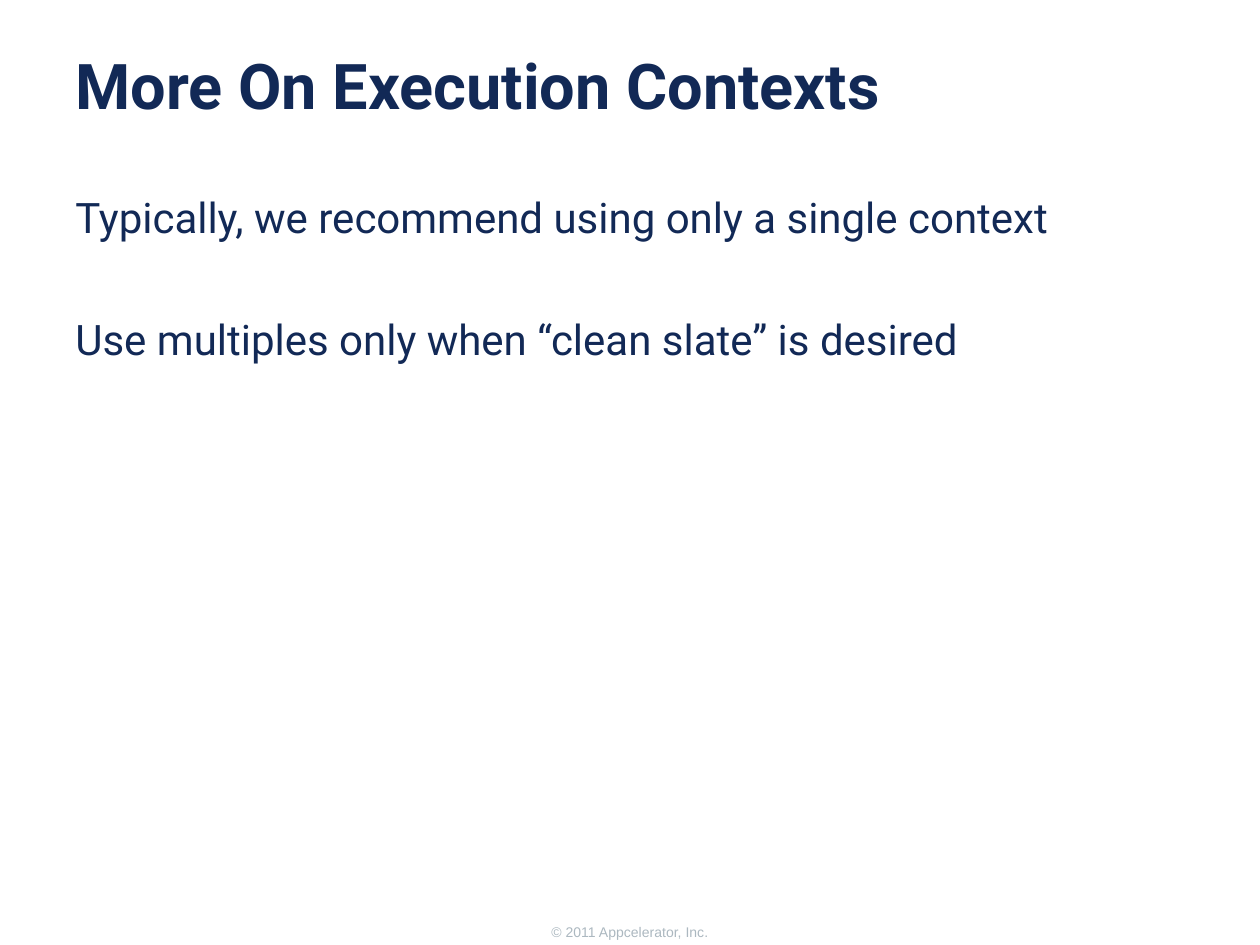
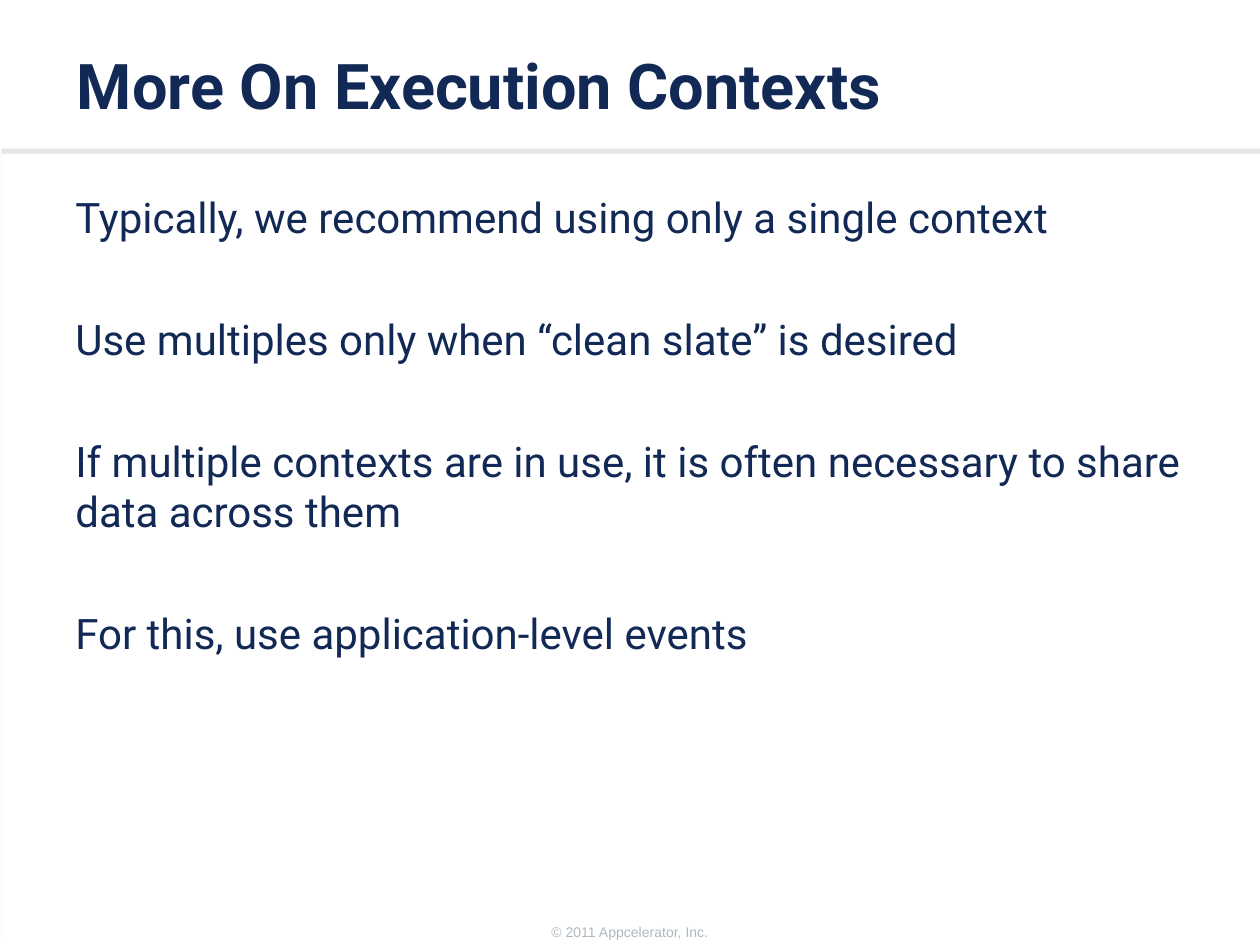
Before and after one commit to appcelerator-training-archive/tcad_certification, a slide deck: slide 11 of 220/220.ppt (slide 13 before the commit). Drawn at 1260x945 pixels with LibreOffice and Linux fonts; fonts in the diff are those of the drawing; background and template pictures are left out. Boxes give left, top, right and bottom in pixels: in the first picture for what was removed or moved away, otherwise in the second. Text is boxed around its words. In the diff, an @@ line names an element or a change of style, - is before the commit and + after.

```diff
--- a/220/220.ppt
+++ b/220/220.ppt
@@ rectangle added at box(1, 154, 1260, 945), fill #FFFFFF @@
@@ text at box(75, 445, 1180, 658): paragraphs added @@
+If multiple contexts are in use, it is often necessary to share data across them
+For this, use application-level events
```
Also in this commit, not shown: 8 other slides changed, 9 slides added, 12 slides removed, 16 other files.
